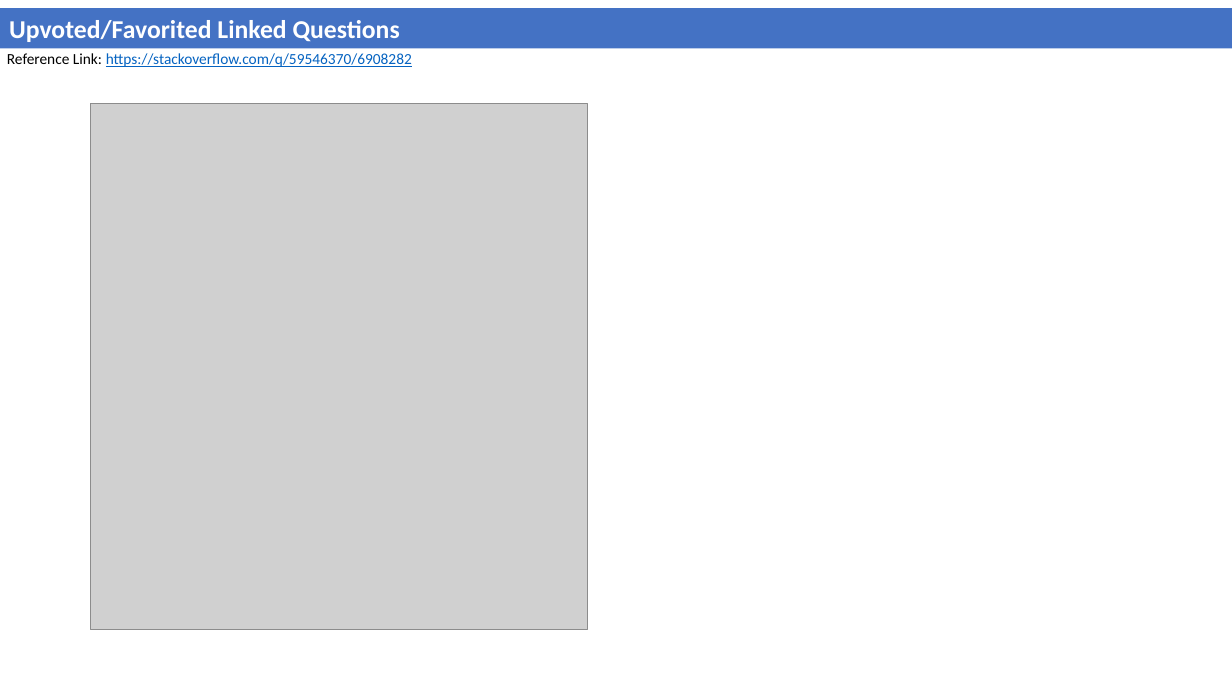
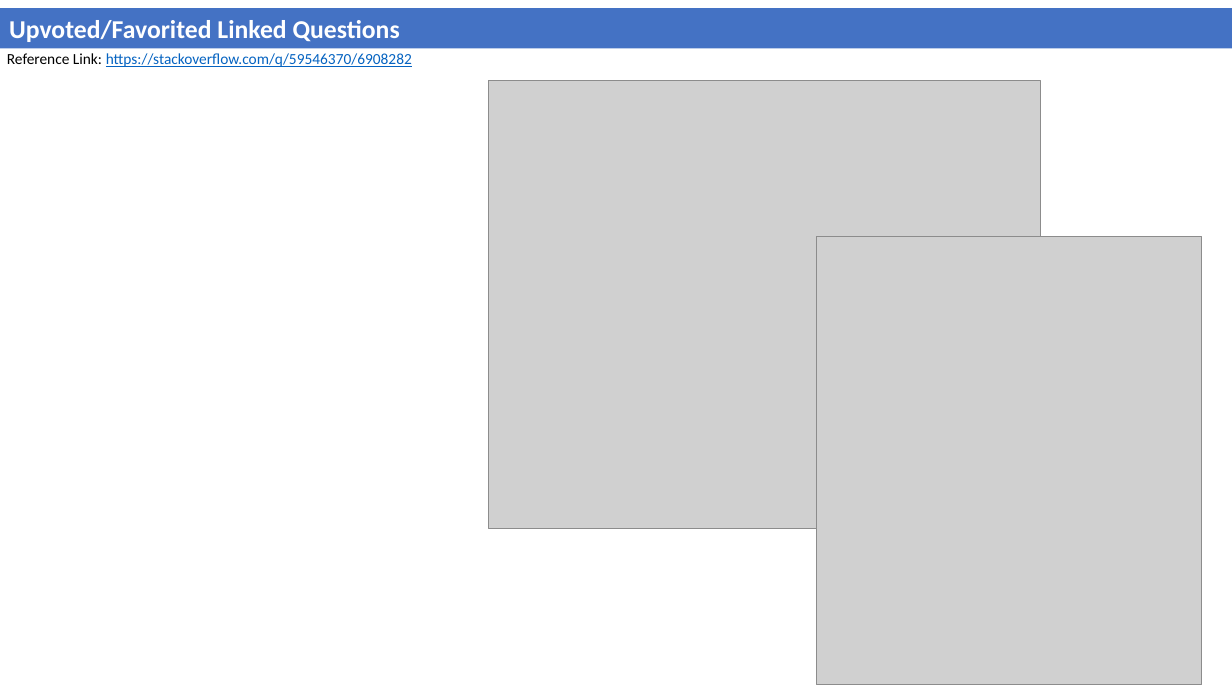
Before and after one commit to AnweshGangula/StackMeFirst, a slide deck: slide 4 of Assets/StackMeFirst Instructions.pptx. Drawn at 1232x693 pixels with LibreOffice and Linux fonts; fonts in the diff are those of the drawing; grey boxes stand for pictures. Boxes give left, top, right and bottom in pixels: in the first picture for what was removed or moved away, otherwise in the second. Text is boxed around its words. In the diff, an @@ line names an element or a change of style, - is before the commit and + after.

Commit message:
Added ppt with instructions screenshots

```diff
--- a/Assets/StackMeFirst Instructions.pptx
+++ b/Assets/StackMeFirst Instructions.pptx
@@ picture added at [489, 81, 1041, 529] @@
@@ picture removed at [91, 104, 588, 629] @@
@@ picture added at [817, 237, 1202, 685] @@
```
Also in this commit, not shown: 4 other slides changed, 1 other file.
